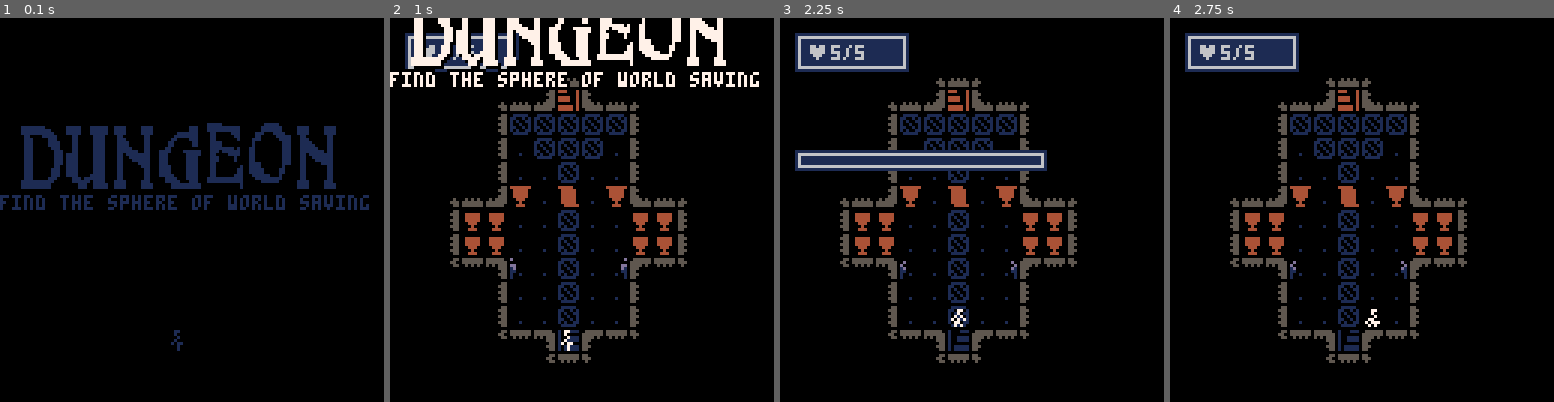
Above: before the commit, frames 1-4 (left to right).
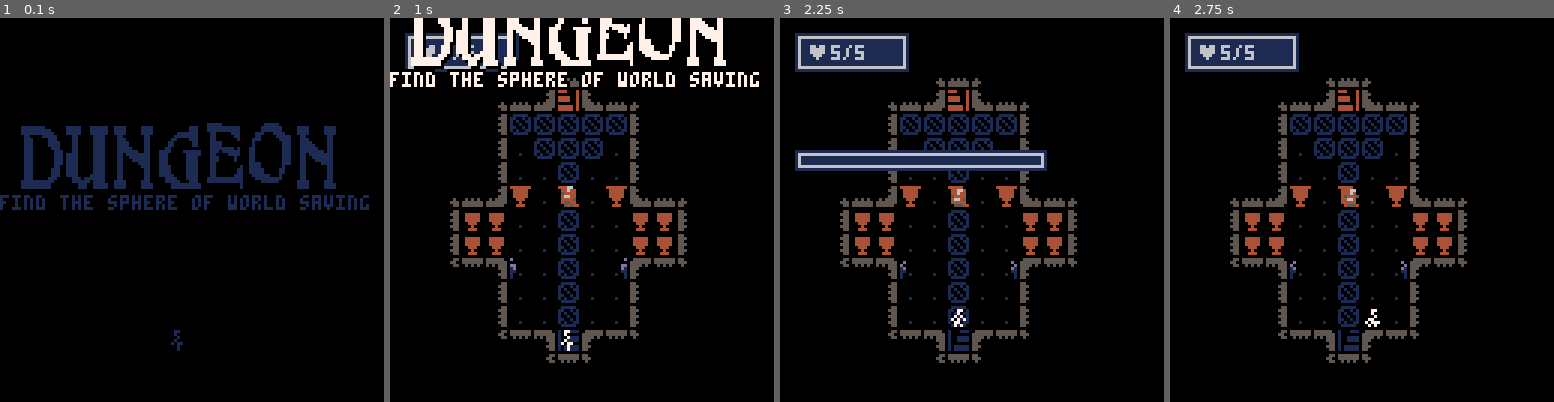
Above: after the commit, the same moments.

Repository: Aeklad/pico8
Game: PICO-8 cartridge rogue.p8
The game is run twice, just before and just after one commit, with the same random seed, the same clock (stepped at 60 frames per second) and the same inputs.
Inputs:
- Up to frame 1 (0.1 s): no input
- Up to frame 2 (1 s): tap X (X key) at 0.33 s; tap O (Z key) at 0.7 s
- Up to frame 3 (2.25 s): tap X (X key) at 1.07, 1.85 s; hold Right 1.6-2.1 s; tap O (Z key) at 1.7, 2.1 s; hold Up from 2.15 s (still down)
- Up to frame 4 (2.75 s): release Up at 2.42 s; hold Right from 2.47 s (still down); tap O (Z key) at 2.5 s

Frame 1 is identical in both runs. In frame 2, less than 0.1% of the frame differs, in the area x 44-49%, y 43-50%; in frame 3, less than 0.1%; in frame 4, less than 0.1%.

Commit message:
speed hack no good

Diff:
--- a/rogue.p8
+++ b/rogue.p8
@@ -18,7 +18,7 @@
  mob_name=explode("player,slime    ,giant bat,skeleton ,goblin   ,hydra    ,troll    ,cyclops   ,zorn     ")
  mob_ani=explodeval("240,192,196,200,204,208,212,216,220")
  mob_col=explodeval("7,5,5,6,11,13,12,15,15")
- mob_hp=explodeval("5,1,1,3,3,4,5,14,8")
+ mob_hp=explodeval("5,1,1,1,3,4,5,14,8")
  mob_los=explodeval("4,4,4,4,4,4,4,4,4")
  mob_atk=explodeval("1,1,2,1,2,3,3,5,5")
  mob_minf=explodeval("1,1,2,3,4,5,6,7,8")
@@ -183,11 +183,15 @@
 end
 
 function update_pturn()
+ for m in all(mob) do
+  if m.spec=="fast" then
+   m.charge=1
+  end
+ end
  if p_mob.freeze then
   st_killer="cold drink"
   p_mob.hp=0
  end
-
  dobuttbuff()
  p_t=min(p_t+.125,1)
  if p_mob.mov then
@@ -205,14 +209,19 @@
 end
 
 function update_aiturn()
-
  dobuttbuff()
  p_t=min(p_t+.125,1)
  for m in all(mob) do
   if m!=p_mob and m.mov then
    m:mov()
   end
- end
+  if m.spec=="fast" then
+   if p_t==1 and m.charge<2 then
+    m.charge+=1
+    doai()
+   end
+ end
+end
 
  if p_t==1 then
   _upd=update_game
@@ -1479,7 +1488,7 @@
  mob={}
  if floor>-1 then
   add(mob,p_mob)
-  --addmob(5,7,7)
+  addmob(4,7,7)
  end
  fog=blankmap(0)
  if floor==1 then
